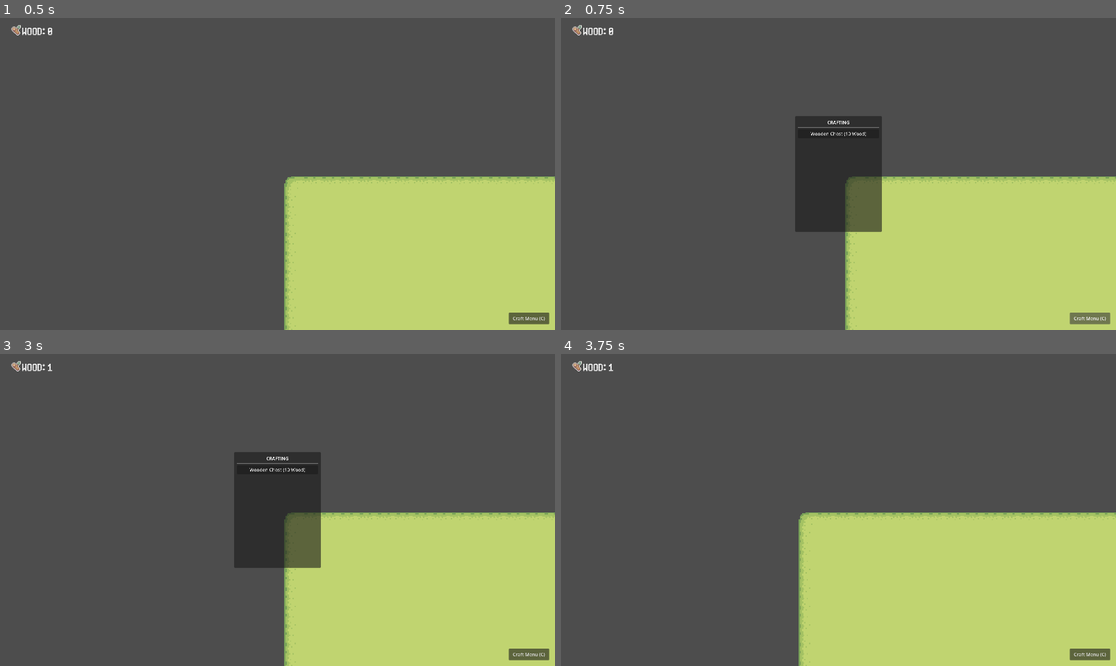
Above: before the commit, frames 1-4 (two rows, left to right).
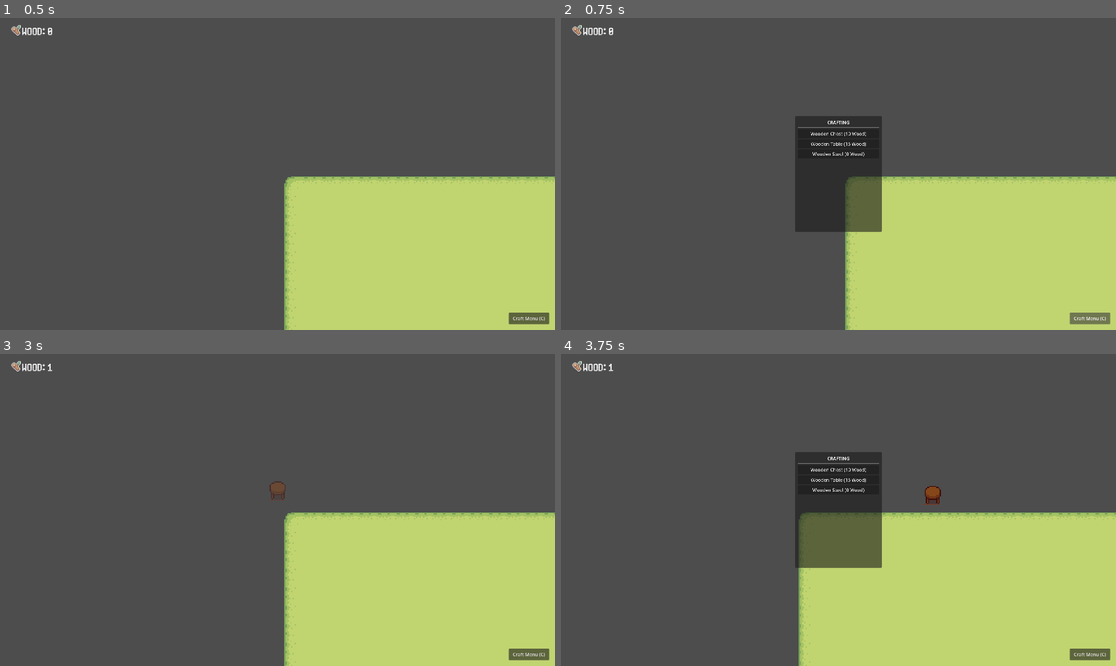
Above: after the commit, the same moments.

Repository: Cibelette/idydlle
Game: Godot game, scene res://Scenes/game.tscn
Same seed, same stepped clock (60 frames per second), same inputs: the game is played once before the commit and once after it.
Inputs (mouse positions are in pixels of both pictures, inside the frame that each line leads up to):
- Up to frame 1 (0.5 s): no input
- Up to frame 2 (0.75 s): click "Craft Menu (C)" at 0.5 s
- Up to frame 3 (3 s): click "Wooden Chest (10 Wood)" at 1.25 s; click (277, 478) at 2 s, where only the run after the commit has a clickable "Wooden Table (15 Wood)"; click (277, 491) at 2.75 s, where only the run after the commit has a clickable "Wooden Stool (0 Wood)"
- Up to frame 4 (3.75 s): tap Enter at 3.5 s; move the mouse to (960, 494) at 3.52 s; hold D (move_right) from 3.53 s (still down); hold C (toggle_crafting) from 3.53 s (still down); click (960, 494) at 3.67 s

Frame 1 is identical in both runs. In frame 2, less than 0.1% of the frame differs, in the area x 45-55%, y 39-45%; in frame 3, 5.8%; in frame 4, 5.9%, in the area x 42-69%, y 31-69%.

Commit message:
Crafting UI
Crafting UI

Diff:
--- a/Scenes/CraftingMenu.tscn
+++ b/Scenes/CraftingMenu.tscn
@@ -1,8 +1,8 @@
-[gd_scene load_steps=2 format=3]
+[gd_scene format=3 uid="uid://cbnpygl4mn6ku"]
 
-[ext_resource type="Script" path="res://Scripts/CraftingMenu.gd" id="1_script"]
+[ext_resource type="Script" uid="uid://c8f4rgp52ih1w" path="res://Scripts/CraftingMenu.gd" id="1_script"]
 
-[node name="CraftingMenu" type="Control"]
+[node name="CraftingMenu" type="Control" unique_id=1671119595]
 layout_mode = 3
 anchors_preset = 15
 anchor_right = 1.0
@@ -12,7 +12,7 @@
 mouse_filter = 2
 script = ExtResource("1_script")
 
-[node name="OpenButton" type="Button" parent="."]
+[node name="OpenButton" type="Button" parent="." unique_id=801116239]
 layout_mode = 1
 anchors_preset = 3
 anchor_left = 1.0
@@ -27,7 +27,7 @@
 grow_vertical = 0
 text = "Craft Menu (C)"
 
-[node name="CraftingPanel" type="Panel" parent="."]
+[node name="CraftingPanel" type="Panel" parent="." unique_id=406012739]
 layout_mode = 1
 anchors_preset = 8
 anchor_left = 0.5
@@ -41,7 +41,7 @@
 grow_horizontal = 2
 grow_vertical = 2
 
-[node name="VBoxContainer" type="VBoxContainer" parent="CraftingPanel"]
+[node name="VBoxContainer" type="VBoxContainer" parent="CraftingPanel" unique_id=49760621]
 layout_mode = 1
 anchors_preset = 15
 anchor_right = 1.0
@@ -53,17 +53,26 @@
 grow_horizontal = 2
 grow_vertical = 2
 
-[node name="Title" type="Label" parent="CraftingPanel/VBoxContainer"]
+[node name="Title" type="Label" parent="CraftingPanel/VBoxContainer" unique_id=1394947445]
 layout_mode = 2
 text = "CRAFTING"
 horizontal_alignment = 1
 
-[node name="HSeparator" type="HSeparator" parent="CraftingPanel/VBoxContainer"]
+[node name="HSeparator" type="HSeparator" parent="CraftingPanel/VBoxContainer" unique_id=1109217162]
 layout_mode = 2
 
-[node name="CraftChest" type="Button" parent="CraftingPanel/VBoxContainer"]
+[node name="CraftChest" type="Button" parent="CraftingPanel/VBoxContainer" unique_id=2012547969]
 layout_mode = 2
 text = "Wooden Chest (10 Wood)"
 
+[node name="CraftTable" type="Button" parent="CraftingPanel/VBoxContainer" unique_id=1099338628]
+layout_mode = 2
+text = "Wooden Table (15 Wood)"
+
+[node name="CraftStool" type="Button" parent="CraftingPanel/VBoxContainer" unique_id=1930610772]
+layout_mode = 2
+text = "Wooden Table (15 Wood)"
+
 [connection signal="pressed" from="OpenButton" to="." method="_on_open_button_pressed"]
 [connection signal="pressed" from="CraftingPanel/VBoxContainer/CraftChest" to="." method="_on_craft_chest_pressed"]
+[connection signal="pressed" from="CraftingPanel/VBoxContainer/CraftTable" to="." method="_on_craft_table_pressed"]
--- a/Scenes/Furniture.tscn
+++ /dev/null
@@ -1,18 +0,0 @@
-[gd_scene format=3 uid="uid://ds1l0akvkda6e"]
-
-[ext_resource type="Script" uid="uid://bfnrlhu3qtm5y" path="res://Scripts/Furniture.gd" id="1_script"]
-[ext_resource type="Texture2D" uid="uid://hvw5yhs41ad5" path="res://Assets/Objects/Chest.png" id="2_texture"]
-
-[sub_resource type="RectangleShape2D" id="RectangleShape2D_1"]
-size = Vector2(16, 16)
-
-[node name="Furniture" type="StaticBody2D" unique_id=894116509]
-script = ExtResource("1_script")
-
-[node name="Sprite2D" type="Sprite2D" parent="." unique_id=2130811463]
-texture = ExtResource("2_texture")
-region_enabled = true
-region_rect = Rect2(14.484478, 16.017727, 19.39075, 17.954403)
-
-[node name="CollisionShape2D" type="CollisionShape2D" parent="." unique_id=644429534]
-shape = SubResource("RectangleShape2D_1")
--- /dev/null
+++ b/Scenes/Table.tscn
@@ -0,0 +1,25 @@
+[gd_scene format=3 uid="uid://bn2yef70ssfu8"]
+
+[ext_resource type="Script" uid="uid://bfnrlhu3qtm5y" path="res://Scripts/Furniture.gd" id="1_script"]
+[ext_resource type="Texture2D" uid="uid://d27uigxo5e5kl" path="res://Assets/Top-Down_Retro_Interior/TopDownHouse_FurnitureState1.png" id="2_5ervl"]
+
+[sub_resource type="RectangleShape2D" id="RectangleShape2D_ab3gw"]
+size = Vector2(46, 30)
+
+[node name="Table" type="StaticBody2D" unique_id=1134970973]
+script = ExtResource("1_script")
+
+[node name="Sprite2D" type="Sprite2D" parent="." unique_id=1230966753]
+position = Vector2(25, 18)
+texture = ExtResource("2_5ervl")
+region_enabled = true
+region_rect = Rect2(0, 30.30954, 48.32254, 33.593452)
+
+[node name="CollisionShape2D" type="CollisionShape2D" parent="." unique_id=1462445709]
+position = Vector2(25, 18)
+shape = SubResource("RectangleShape2D_ab3gw")
+
+[node name="NavigationObstacle2D" type="NavigationObstacle2D" parent="." unique_id=1418115596]
+position = Vector2(25, 18)
+avoidance_enabled = false
+radius = 24.0
--- a/Scenes/cat.tscn
+++ b/Scenes/cat.tscn
@@ -34,4 +34,9 @@
 
 [node name="Timer" type="Timer" parent="." unique_id=932620505]
 
+[node name="NavigationAgent2D" type="NavigationAgent2D" parent="." unique_id=1418115594]
+path_desired_distance = 4.0
+target_desired_distance = 4.0
+path_postprocessing = 1
+
 [connection signal="timeout" from="Timer" to="." method="_on_timer_timeout"]
--- /dev/null
+++ b/Scenes/chest.tscn
@@ -0,0 +1,22 @@
+[gd_scene format=3 uid="uid://ds1l0akvkda6e"]
+
+[ext_resource type="Script" uid="uid://bfnrlhu3qtm5y" path="res://Scripts/Furniture.gd" id="1_cjfl1"]
+[ext_resource type="Texture2D" uid="uid://hvw5yhs41ad5" path="res://Assets/Objects/Chest.png" id="2_bagqn"]
+
+[sub_resource type="RectangleShape2D" id="RectangleShape2D_1"]
+size = Vector2(16, 16)
+
+[node name="Chest" type="StaticBody2D" unique_id=894116509]
+script = ExtResource("1_cjfl1")
+
+[node name="Sprite2D" type="Sprite2D" parent="." unique_id=2130811463]
+texture = ExtResource("2_bagqn")
+region_enabled = true
+region_rect = Rect2(14.484478, 16.017727, 19.39075, 17.954403)
+
+[node name="CollisionShape2D" type="CollisionShape2D" parent="." unique_id=644429534]
+shape = SubResource("RectangleShape2D_1")
+
+[node name="NavigationObstacle2D" type="NavigationObstacle2D" parent="." unique_id=1418115595]
+radius = 12.0
+avoidance_enabled = false
--- a/Scenes/game.tscn
+++ b/Scenes/game.tscn
@@ -6,12 +6,20 @@
 [ext_resource type="PackedScene" uid="uid://02fm25c7lmj4" path="res://Scenes/cat.tscn" id="4_3dryh"]
 [ext_resource type="Resource" uid="uid://dkca2tpu0yrm2" path="res://Cat.tres" id="5_wowpa"]
 [ext_resource type="PackedScene" uid="uid://pwqshwpwjb57" path="res://Scenes/wood_count.tscn" id="6_i6g32"]
-[ext_resource type="PackedScene" path="res://Scenes/CraftingMenu.tscn" id="7_craft_menu"]
+[ext_resource type="PackedScene" uid="uid://cbnpygl4mn6ku" path="res://Scenes/CraftingMenu.tscn" id="7_craft_menu"]
+[ext_resource type="PackedScene" uid="uid://b225mu6f36725" path="res://Scenes/tree.tscn" id="8_v158k"]
+
+[sub_resource type="NavigationPolygon" id="NavigationPolygon_abc12"]
+vertices = PackedVector2Array(-8, -8, 8, -8, 8, 8, -8, 8)
+polygons = Array[PackedInt32Array]([PackedInt32Array(0, 1, 2, 3)])
+outlines = Array[PackedVector2Array]([PackedVector2Array(-8, -8, 8, -8, 8, 8, -8, 8)])
+agent_radius = 0.0
 
 [sub_resource type="TileSetAtlasSource" id="TileSetAtlasSource_qxrlw"]
 texture = ExtResource("1_ebmjs")
 0:0/0 = 0
 1:0/0 = 0
+1:0/0/navigation_layer_0/polygon = SubResource("NavigationPolygon_abc12")
 2:0/0 = 0
 3:0/0 = 0
 4:0/0 = 0
@@ -83,6 +91,7 @@
 8:6/0 = 0
 
 [sub_resource type="TileSet" id="TileSet_wrm1d"]
+navigation_layer_0/layers = 1
 sources/0 = SubResource("TileSetAtlasSource_qxrlw")
 
 [node name="Game" type="Node2D" unique_id=76940100]
@@ -95,9 +104,10 @@
 
 [node name="RTSCamera" parent="." unique_id=429112930 instance=ExtResource("2_qxrlw")]
 
-[node name="CharacterBody2D" parent="." unique_id=77996297 instance=ExtResource("4_3dryh")]
+[node name="Cat" parent="." unique_id=77996297 node_paths=PackedStringArray("habitat") instance=ExtResource("4_3dryh")]
 position = Vector2(158, 170)
 creature_info = ExtResource("5_wowpa")
+habitat = NodePath("../Tree")
 
 [node name="CanvasLayer" type="CanvasLayer" parent="." unique_id=696807847]
 
@@ -120,4 +130,7 @@
 
 [node name="CraftingMenu" parent="CanvasLayer" unique_id=1219859033 instance=ExtResource("7_craft_menu")]
 
+[node name="Tree" parent="." unique_id=2082116051 instance=ExtResource("8_v158k")]
+position = Vector2(121, 161)
+
 [connection signal="item_crafted" from="CanvasLayer/CraftingMenu" to="." method="_on_crafting_menu_item_crafted"]
--- /dev/null
+++ b/Scenes/stool.tscn
@@ -0,0 +1,19 @@
+[gd_scene format=3 uid="uid://bmsw5cujbgufg"]
+
+[ext_resource type="Texture2D" uid="uid://d27uigxo5e5kl" path="res://Assets/Top-Down_Retro_Interior/TopDownHouse_FurnitureState1.png" id="1_7lt74"]
+[ext_resource type="Script" uid="uid://bfnrlhu3qtm5y" path="res://Scripts/Furniture.gd" id="1_v1j6b"]
+
+[sub_resource type="RectangleShape2D" id="RectangleShape2D_v1j6b"]
+size = Vector2(14, 17)
+
+[node name="Stool" type="StaticBody2D" unique_id=1461852435]
+script = ExtResource("1_v1j6b")
+
+[node name="Sprite2D" type="Sprite2D" parent="." unique_id=905166787]
+texture = ExtResource("1_7lt74")
+region_enabled = true
+region_rect = Rect2(191.63263, 14.483429, 16.36737, 17.98587)
+
+[node name="CollisionShape2D" type="CollisionShape2D" parent="." unique_id=1589921562]
+position = Vector2(0, 0.5)
+shape = SubResource("RectangleShape2D_v1j6b")
--- /dev/null
+++ b/Scenes/tree.tscn
@@ -0,0 +1,17 @@
+[gd_scene format=3 uid="uid://b225mu6f36725"]
+
+[ext_resource type="Texture2D" uid="uid://bes5p4jeu47ke" path="res://Assets/Objects/Basic Grass Biom things 1.png" id="1_0vwjc"]
+
+[sub_resource type="RectangleShape2D" id="RectangleShape2D_rsuno"]
+size = Vector2(10, 14)
+
+[node name="Tree" type="StaticBody2D" unique_id=2082116051]
+
+[node name="Sprite2D" type="Sprite2D" parent="." unique_id=57739393]
+texture = ExtResource("1_0vwjc")
+region_enabled = true
+region_rect = Rect2(18.339214, 0, 26.904488, 32.641666)
+
+[node name="CollisionShape2D" type="CollisionShape2D" parent="." unique_id=1060593774]
+position = Vector2(0, 7)
+shape = SubResource("RectangleShape2D_rsuno")
--- a/Scripts/Cat.gd
+++ b/Scripts/Cat.gd
@@ -3,26 +3,44 @@
 # This allows you to drag and drop your .tres files (Rabbit, Bear, etc.) in the Inspector
 @export var creature_info: CreatureData
 
+@export var habitat: Node2D # The Tree or habitat node this creature belongs to
+@export var wander_radius: float = 100.0
+@export var movement_speed: float = 50.0
+
+var target_position: Vector2
+var is_moving: bool = false
+
 @onready var timer: Timer = $Timer
-#@onready var sprite: Sprite2D = $Sprite2D
-#@onready var label: Label = $NameLabel
+@onready var nav_agent: NavigationAgent2D = $NavigationAgent2D
 
 func _ready():
-	# 1. Check if we actually assigned data to this creature
 	if creature_info:
 		setup_creature()
 	else:
 		print("Warning: No CreatureData assigned to this scene!")
 
-func setup_creature():
+	# Connect the avoidance signal
 
 
-	# 3. Configure the timer based on the data
-	timer.wait_time = creature_info.produce_time
-	timer.start()
+	# Wait for the whole scene tree AND navigation map to be ready
+	await get_tree().process_frame
+	await get_tree().process_frame # Double frame wait for safety
 
-# 4. This function runs every time the Timer hits 0
+	if habitat:
+		print("[Cat] Habitat found at global: ", habitat.global_position)
+
+
+	else:
+		print("[Cat] Warning: No habitat assigned!")
+
+
+
 func _on_timer_timeout():
 	# Access our Global script to add the resources
 	# Note: We assume Global.gd has a function called 'add_resource'
 	Global.add_resource(creature_info.resource_type, creature_info.produce_amount)
+
+func setup_creature():
+	timer.wait_time = creature_info.produce_time
+	timer.start()
+	nav_agent.avoidance_enabled = true
--- a/Scripts/CraftingMenu.gd
+++ b/Scripts/CraftingMenu.gd
@@ -3,31 +3,62 @@
 signal item_crafted(item_node)
 
 @onready var crafting_panel = $CraftingPanel
-@onready var furniture_scene = preload("res://Scenes/Furniture.tscn")
+@onready var item_list = $CraftingPanel/VBoxContainer
+
+# Dictionary to store item data: cost and scene path
+var craftable_items = {
+	"Chest": {
+		"display_name": "Wooden Chest",
+		"cost": 10,
+		"scene": preload("res://Scenes/chest.tscn")
+	},
+	"Table": {
+		"display_name": "Wooden Table",
+		"cost": 15,
+		"scene": preload("res://Scenes/Table.tscn")
+	},
+	"Stool": {
+		"display_name": "Wooden Stool",
+		"cost": 0,
+		"scene": preload("res://Scenes/stool.tscn")
+	}
+
+}
 
 func _ready():
-	# Start with the panel hidden
 	crafting_panel.visible = false
+	setup_menu()
+
+func setup_menu():
+	# Clear existing placeholder buttons (except Title and Separator)
+	for child in item_list.get_children():
+		if child is Button:
+			child.queue_free()
+
+	# Create buttons for each craftable item
+	for item_id in craftable_items:
+		var item_data = craftable_items[item_id]
+		var btn = Button.new()
+		btn.text = "%s (%d Wood)" % [item_data["display_name"], item_data["cost"]]
+		btn.pressed.connect(func(): craft_item(item_id))
+		item_list.add_child(btn)
 
 func _input(event):
-	# Toggle with keyboard shortcut 'C'
 	if event.is_action_pressed("toggle_crafting"):
 		toggle_menu()
 
 func toggle_menu():
 	crafting_panel.visible = !crafting_panel.visible
-	if crafting_panel.visible:
-		print("Crafting Menu Opened")
 
 func _on_open_button_pressed():
 	toggle_menu()
 
-func _on_craft_chest_pressed():
-	var cost = 10
-	if Global.spend_resource("Wood", cost):
-		var new_furniture = furniture_scene.instantiate()
-		item_crafted.emit(new_furniture)
-		# Hide menu after crafting to allow placement
+# Generic crafting function
+func craft_item(item_id: String):
+	var item_data = craftable_items[item_id]
+	if Global.spend_resource("Wood", item_data["cost"]):
+		var new_item = item_data["scene"].instantiate()
+		item_crafted.emit(new_item)
 		crafting_panel.visible = false
 	else:
-		print("Not enough Wood to craft Chest!")
+		print("Not enough Wood to craft ", item_id)
--- a/Scripts/Furniture.gd
+++ b/Scripts/Furniture.gd
@@ -11,14 +11,14 @@
 	# Give it some transparency to show it's a "ghost"
 	modulate.a = 0.5
 
-func _process(_delta):
-	if not is_placed:
-		# Follow the mouse cursor
-		global_position = get_global_mouse_position()
-
 func place():
 	is_placed = true
 	collision.disabled = false
 	modulate.a = 1.0
 	# Set the Z index or layer if necessary to ensure it's behind/in front of things
 	z_index = int(global_position.y)
+
+	# Update navigation obstacle if it exists
+	var obstacle = get_node_or_null("NavigationObstacle2D")
+	if obstacle:
+		obstacle.avoidance_enabled = true
--- /dev/null
+++ b/Scripts/FurnitureData.gd
@@ -0,0 +1,7 @@
+extends Resource
+
+class_name FurnitureData
+
+@export var name: String = "New Furniture"
+@export var cost: int = 10
+@export var scene: PackedScene
--- a/Scripts/Game.gd
+++ b/Scripts/Game.gd
@@ -13,6 +13,10 @@
 	current_placing_item = item_node
 	add_child(current_placing_item)
 	print("Started placement of ", item_node.name)
+
+func _process(_delta):
+	if current_placing_item != null:
+		current_placing_item.global_position = get_global_mouse_position()
 
 func _input(event):
 	if current_placing_item != null:
Binary file added: Assets/Top-Down_Retro_Interior/TopDownHouse_DoorsAndWindows.png
Not shown, added: Assets/Top-Down_Retro_Interior/TopDownHouse_DoorsAndWindows.png.import
Binary file added: Assets/Top-Down_Retro_Interior/TopDownHouse_FloorsAndWalls.png
Not shown, added: Assets/Top-Down_Retro_Interior/TopDownHouse_FloorsAndWalls.png.import
Binary file added: Assets/Top-Down_Retro_Interior/TopDownHouse_FloorsAndWalls_OpenDoors.png
Not shown, added: Assets/Top-Down_Retro_Interior/TopDownHouse_FloorsAndWalls_OpenDoors.png.import
Binary file added: Assets/Top-Down_Retro_Interior/TopDownHouse_FurnitureState1.png
Not shown, added: Assets/Top-Down_Retro_Interior/TopDownHouse_FurnitureState1.png.import
Binary file added: Assets/Top-Down_Retro_Interior/TopDownHouse_FurnitureState2.png
Not shown, added: Assets/Top-Down_Retro_Interior/TopDownHouse_FurnitureState2.png.import
Binary file added: Assets/Top-Down_Retro_Interior/TopDownHouse_SmallItems.png
Not shown, added: Assets/Top-Down_Retro_Interior/TopDownHouse_SmallItems.png.import
(and 1 more such lines)
